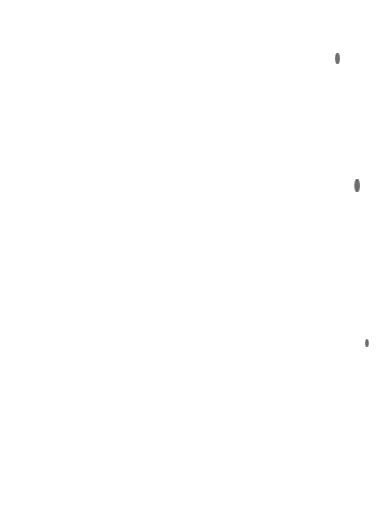
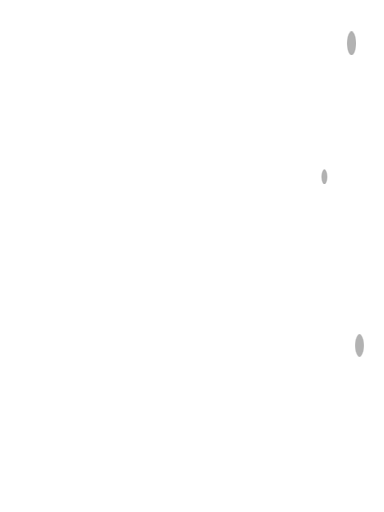
Comparing the layer stacks of the two 384px x 512px images. Changes:
renamed "Layer 4 copy 2" to "Layer 3 copy 2", opacity 70% → 100%, painted on it over (321, 31, 369, 357)
